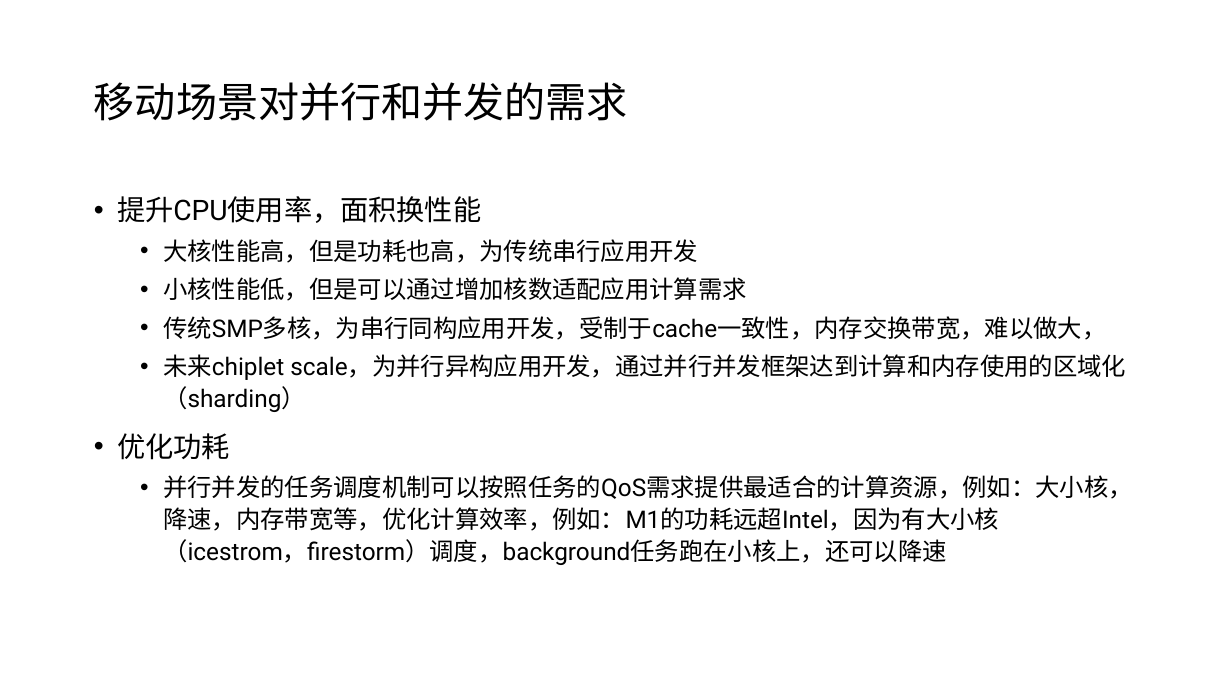
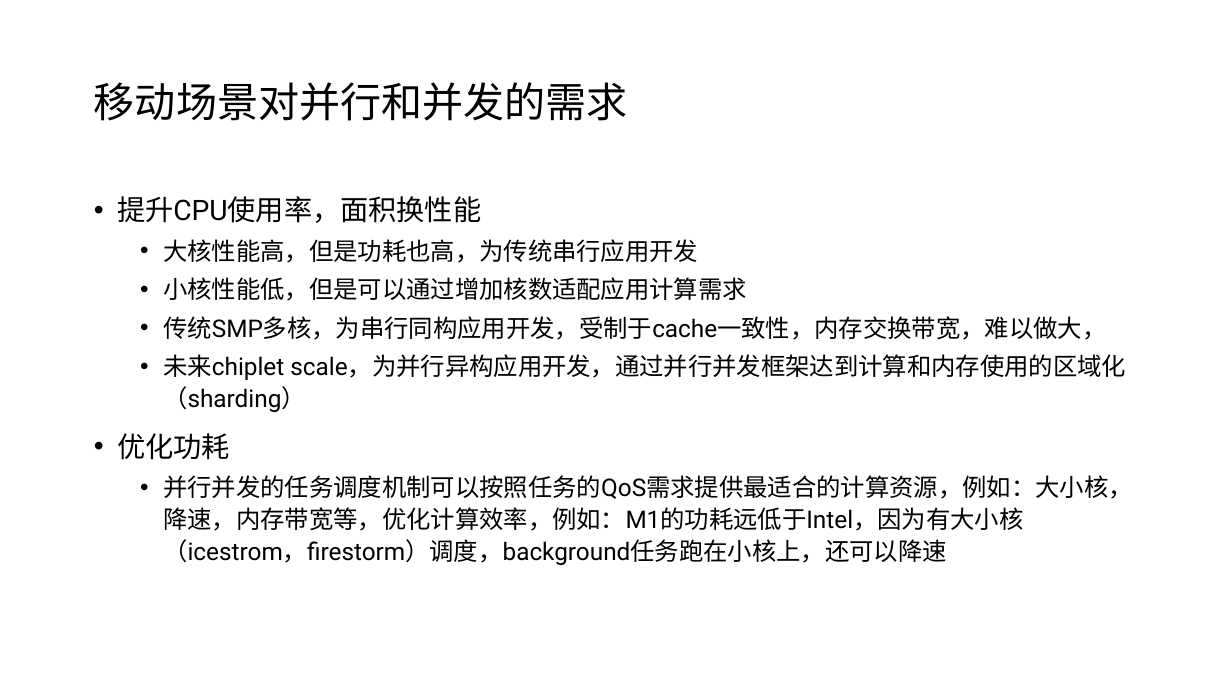
Before and after one commit to sbagga/mistyminds, a slide deck: slide 3 of _posts/Mobile Rust 0627.pptx. Drawn at 1232x693 pixels with LibreOffice and Linux fonts; fonts in the diff are those of the drawing. Boxes give left, top, right and bottom in pixels: in the first picture for what was removed or moved away, otherwise in the second. Text is boxed around its words. In the diff, an @@ line names an element or a change of style, - is before the commit and + after.

```diff
--- a/_posts/Mobile Rust 0627.pptx
+++ b/_posts/Mobile Rust 0627.pptx
@@ text at bbox=[163, 475, 1133, 565]: text changed @@
-  • 并行并发的任务调度机制可以按照任务的QoS需求提供最适合的计算资源，例如：大小核，降速，内存带宽等，优化计算效率，例如：M1的功耗远超Intel，因为有大小核（icestrom，firestorm）调度，background任务跑在小核上，还可以降速
+  • 并行并发的任务调度机制可以按照任务的QoS需求提供最适合的计算资源，例如：大小核，降速，内存带宽等，优化计算效率，例如：M1的功耗远低于Intel，因为有大小核（icestrom，firestorm）调度，background任务跑在小核上，还可以降速
```
Also in this commit, not shown: 8 other slides changed, 3 slides added.
